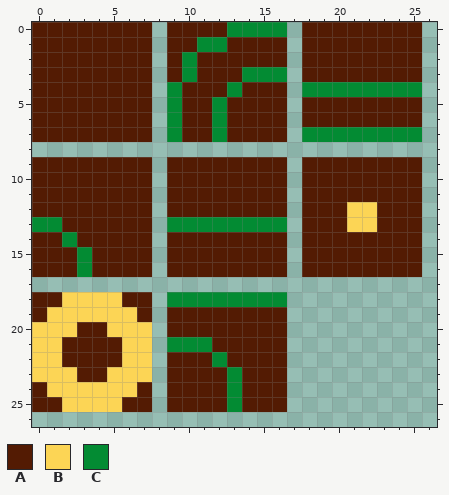
A pixel-art sprite gets an edit: PMNT/Assets/Sprites/Level/Maze.png. This is how it looked before the edit.
The file is 27x27 pixels.
Palette (. is transparent): A #531b03  B #fcd555  C #038b33
Pixels before, first column x 0:
 0 AAAAAAAA.AAAACCCC.AAAAAAAA
 1 AAAAAAAA.AACCAAAA.AAAAAAAA
 2 AAAAAAAA.ACAAAAAA.AAAAAAAA
 3 AAAAAAAA.ACAAACCC.AAAAAAAA
 4 AAAAAAAA.CAAACAAA.CCCCCCCC
 5 AAAAAAAA.CAACAAAA.AAAAAAAA
 6 AAAAAAAA.CAACAAAA.AAAAAAAA
 7 AAAAAAAA.CAACAAAA.CCCCCCCC
 8 ..........................
 9 AAAAAAAA.AAAAAAAA.AAAAAAAA
10 AAAAAAAA.AAAAAAAA.AAAAAAAA
11 AAAAAAAA.AAAAAAAA.AAAAAAAA
12 AAAAAAAA.AAAAAAAA.AAABBAAA
13 CCAAAAAA.CCCCCCCC.AAABBAAA
14 AACAAAAA.AAAAAAAA.AAAAAAAA
15 AAACAAAA.AAAAAAAA.AAAAAAAA
16 AAACAAAA.AAAAAAAA.AAAAAAAA
17 ..........................
18 AABBBBAA.CCCCCCCC.........
19 ABBBBBBA.AAAAAAAA.........
20 BBBAABBB.AAAAAAAA.........
21 BBAAAABB.CCCAAAAA.........
22 BBAAAABB.AAACAAAA.........
23 BBBAABBB.AAAACAAA.........
24 ABBBBBBA.AAAACAAA.........
25 AABBBBAA.AAAACAAA.........
The result:
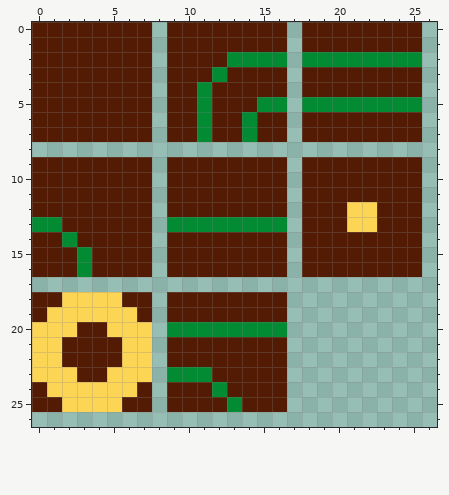
Diff:
{"y":0,"x":13,"old":"CCCC","new":"AAAA"}
{"y":1,"x":11,"old":"CC","new":"AA"}
{"y":2,"x":10,"old":"C","new":"A"}
{"y":2,"x":13,"old":"AAAA","new":"CCCC"}
{"y":2,"x":18,"old":"AAAAAAAA","new":"CCCCCCCC"}
{"y":3,"x":10,"old":"C","new":"A"}
{"y":3,"x":12,"old":"A","new":"C"}
{"y":3,"x":14,"old":"CCC","new":"AAA"}
{"y":4,"x":9,"old":"C","new":"A"}
{"y":4,"x":11,"old":"A","new":"C"}
{"y":4,"x":13,"old":"C","new":"A"}
{"y":4,"x":18,"old":"CCCCCCCC","new":"AAAAAAAA"}
{"y":5,"x":9,"old":"C","new":"A"}
{"y":5,"x":11,"old":"AC","new":"CA"}
{"y":5,"x":15,"old":"AA","new":"CC"}
{"y":5,"x":18,"old":"AAAAAAAA","new":"CCCCCCCC"}
{"y":6,"x":9,"old":"C","new":"A"}
{"y":6,"x":11,"old":"AC","new":"CA"}
{"y":6,"x":14,"old":"A","new":"C"}
{"y":7,"x":9,"old":"C","new":"A"}
{"y":7,"x":11,"old":"AC","new":"CA"}
{"y":7,"x":14,"old":"A","new":"C"}
{"y":7,"x":18,"old":"CCCCCCCC","new":"AAAAAAAA"}
{"y":18,"x":9,"old":"CCCCCCCC","new":"AAAAAAAA"}
{"y":20,"x":9,"old":"AAAAAAAA","new":"CCCCCCCC"}
{"y":21,"x":9,"old":"CCC","new":"AAA"}
{"y":22,"x":12,"old":"C","new":"A"}
{"y":23,"x":9,"old":"AAA","new":"CCC"}
{"y":23,"x":13,"old":"C","new":"A"}
{"y":24,"x":12,"old":"AC","new":"CA"}
{"label":"changed","picture_box":[167,22,422,142]}
{"label":"changed","picture_box":[167,292,287,397]}
